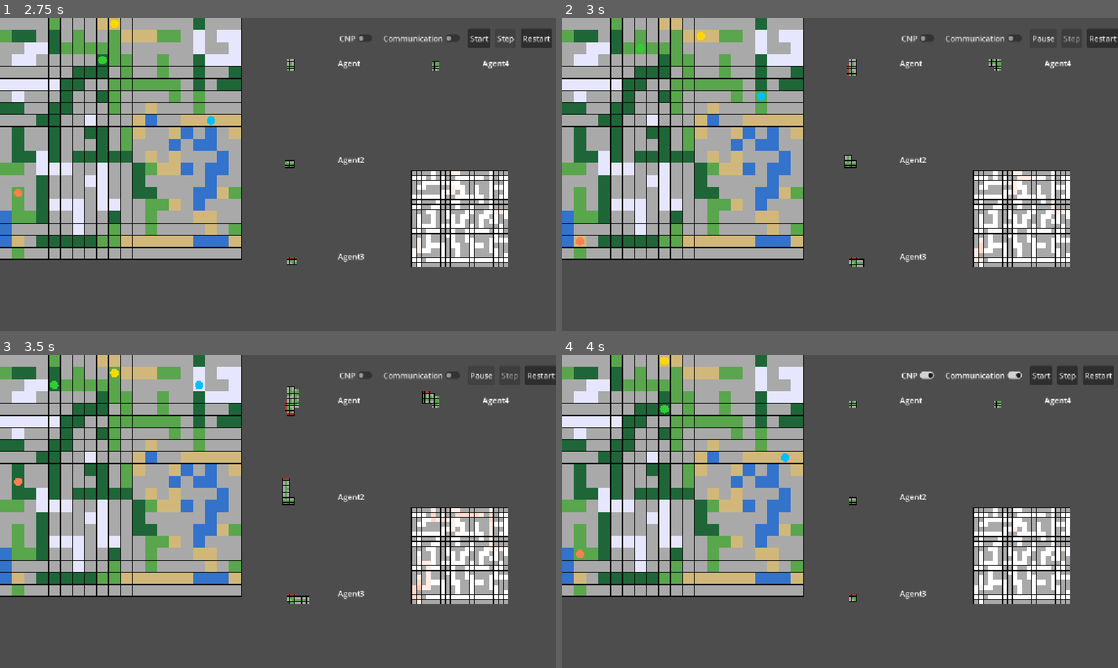
Above: before the commit, frames 1-4 (two rows, left to right).
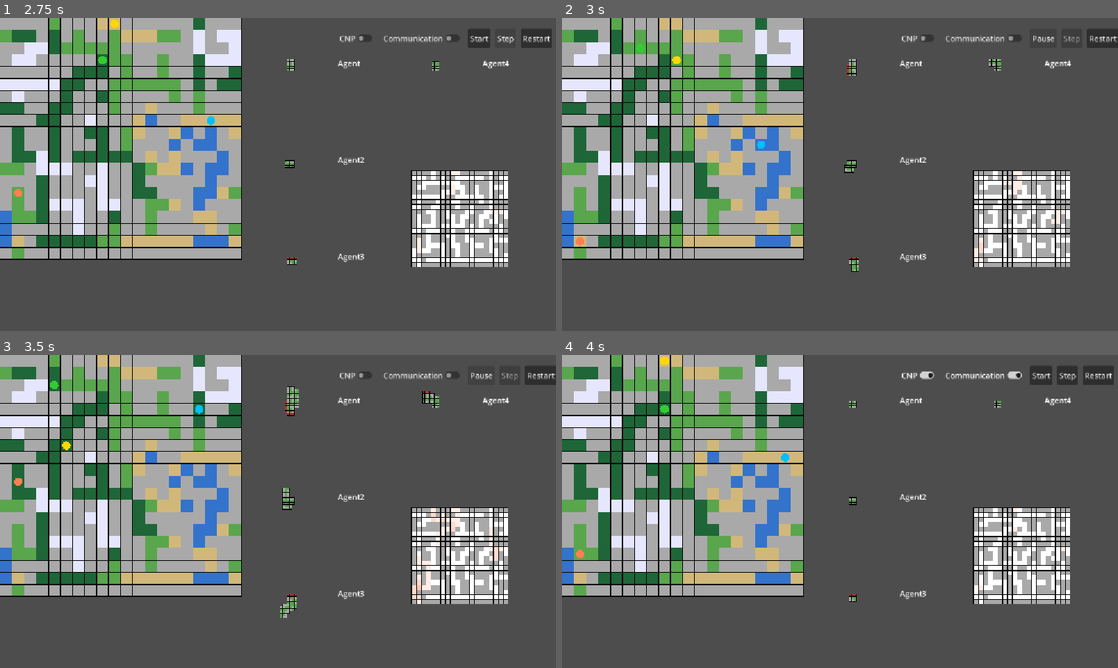
Above: after the commit, the same moments.

Repository: HugoGellida/Projet-SMA-Avanc-
Game: Godot game, scene res://node_2d.tscn
Same seed, same stepped clock (60 frames per second), same inputs: the game is played once before the commit and once after it.
Inputs:
- Up to frame 1 (2.75 s): click "CNP" at 0.5 s; click "Communication" at 1.25 s; click "Step" at 2 s
- Up to frame 2 (3 s): click "Start" at 2.75 s
- Up to frame 3 (3.5 s): no input
- Up to frame 4 (4 s): click "Restart" at 3.5 s

Frame 1 is identical in both runs. In frame 2, 0.3% of the frame differs, in the area x 19-90%, y 4-82%; in frame 3, 0.6%, in the area x 11-90%, y 4-84%; in frame 4, nothing differs.

Commit message:
seprate cnp and map merge as independent functions

Diff:
--- a/scripts/Agent.gd
+++ b/scripts/Agent.gd
@@ -81,7 +81,40 @@
 			return Color.WHITE
 
 
-func choose_move_action() -> Vector2i:
+func choose_move_action(use_cnp: bool = true) -> Vector2i:
+	if use_cnp:
+		return _choose_assigned_task_action()
+	return _choose_nearest_frontier_action()
+
+
+func _choose_nearest_frontier_action() -> Vector2i:
+	_refresh_cells_to_explore()
+	current_target = local_position
+	var queue: Array[Vector2i] = [local_position]
+	var first_moves: Dictionary = {local_position: Vector2i.ZERO}
+	var head: int = 0
+
+	while head < queue.size():
+		var current: Vector2i = queue[head]
+		head += 1
+
+		if _is_frontier_position(current):
+			current_target = current
+			exploration_finished = false
+			return first_moves[current]
+
+		for direction in DIRECTIONS:
+			var next: Vector2i = current + direction
+			if first_moves.has(next) or get_cell_state(next) != CellState.FREE:
+				continue
+			first_moves[next] = direction if current == local_position else first_moves[current]
+			queue.append(next)
+
+	exploration_finished = true
+	return Vector2i.ZERO
+
+
+func _choose_assigned_task_action() -> Vector2i:
 	var was_finished: bool = exploration_finished
 	exploration_finished = false
 	_refresh_cells_to_explore()
@@ -158,13 +191,19 @@
 	_remove_invalid_assigned_tasks()
 
 
-func resume_unfinished_exploration() -> void:
+func reset_task_allocation() -> void:
 	task_assignments.clear()
 	assignment_revisions.clear()
+	meeting_position = local_position
+	current_target = local_position
 	exploration_round_active = false
 	exploration_finished = false
 	waiting_log_emitted = false
 	_refresh_cells_to_explore()
+
+
+func resume_unfinished_exploration() -> void:
+	reset_task_allocation()
 	print(
 		"[RESUME] %s restarting frontier exploration; %d frontiers available."
 		% [name, cells_to_explore.size()]
@@ -312,15 +351,13 @@
 	return {
 		"local_position": local_position,
 		"local_map": local_map.duplicate(),
-		"explored_cells": explored_cells.keys(),
-		"task_assignments": task_assignments.duplicate(true),
-		"assignment_revisions": assignment_revisions.duplicate()
+		"explored_cells": explored_cells.keys()
 	}
 
 
-func recive_map_to_merge(sender: Agent, message: Dictionary) -> void:
+func recive_map_to_merge(sender: Agent, message: Dictionary) -> bool:
 	if not current_communication_array.has(sender) or message.is_empty():
-		return
+		return false
 
 	var sender_position_in_my_map: Vector2i = current_communication_array[sender]
 	var sender_local_position: Vector2i = message["local_position"]
@@ -342,12 +379,37 @@
 			explored_cells[translated_position] = true
 			map_changed = true
 
+	_refresh_cells_to_explore()
+	if map_renderer != null:
+		map_renderer.queue_redraw()
+	return map_changed
+
+
+func prepare_cnp_message() -> Dictionary:
+	return {
+		"local_position": local_position,
+		"task_assignments": task_assignments.duplicate(true),
+		"assignment_revisions": assignment_revisions.duplicate()
+	}
+
+
+func receive_cnp_message(
+	sender: Agent,
+	message: Dictionary,
+	map_changed: bool,
+	force_allocation: bool = false
+) -> void:
+	if not current_communication_array.has(sender) or message.is_empty():
+		return
+
+	var sender_position_in_my_map: Vector2i = current_communication_array[sender]
+	var pivot_offset: Vector2i = sender_position_in_my_map - Vector2i(message["local_position"])
 	var assignment_changes := _merge_assignments_from_message(message, pivot_offset, sender)
 	_refresh_cells_to_explore()
 	_remove_invalid_assigned_tasks()
 
 	var is_new_contact: bool = new_contact_agents.has(sender)
-	if is_new_contact:
+	if is_new_contact or force_allocation:
 		meeting_position = (
 			sender_position_in_my_map
 			if sender.name < name
@@ -357,7 +419,7 @@
 	if assignment_changes["pair_changed"]:
 		exploration_finished = false
 
-	if is_new_contact or map_changed or assignment_changes["other_changed"]:
+	if force_allocation or is_new_contact or map_changed or assignment_changes["other_changed"]:
 		_assign_remaining_tasks(sender, sender_position_in_my_map)
 
 	if map_renderer != null:
--- a/scripts/SimulationManager.gd
+++ b/scripts/SimulationManager.gd
@@ -32,8 +32,13 @@
 
 var allow_cnp: bool = true
 var allow_communication: bool = true
+var cnp_needs_allocation: bool = true
 
 func _ready() -> void:
+	allow_cnp = cnp_button.button_pressed
+	allow_communication = communication_button.button_pressed or allow_cnp
+	communication_button.set_pressed_no_signal(allow_communication)
+
 	run_pause_button.disabled = true
 	step_button.disabled = true
 
@@ -86,7 +91,9 @@
 
 	# échanger la carte avant partir
 	if allow_communication:
-		_exchange_agent_maps()
+		var map_changes: Dictionary = _exchange_agent_maps()
+		if allow_cnp:
+			_run_cnp(map_changes)
 
 	#$StepTimer.start()
 	step_timer.stop()
@@ -174,19 +181,47 @@
 	agent.update_communication_array(communication_array)
 
 
-func _exchange_agent_maps() -> void:
+func _exchange_agent_maps() -> Dictionary:
+	if not allow_communication:
+		return {}
+
 	var map_messages: Dictionary = {}
+	var map_changes: Dictionary = {}
 
 	# collecter toutes les carte local de tous les agents
 	for agent: Agent in agent_with_world_positions:
 		map_messages[agent] = agent.prepare_map_to_send()
+		map_changes[agent] = {}
 
 	# envoyer la carte à agent dans le range de communication
 	for agent: Agent in agent_with_world_positions:
 		var message: Dictionary = map_messages[agent]
 
 		for other_agent: Agent in agent.current_communication_array:
-			other_agent.recive_map_to_merge(agent, message)
+			map_changes[other_agent][agent] = other_agent.recive_map_to_merge(agent, message)
+
+	return map_changes
+
+
+func _run_cnp(map_changes: Dictionary) -> void:
+	if not allow_communication or not allow_cnp:
+		return
+
+	var cnp_messages: Dictionary = {}
+	for agent: Agent in agent_with_world_positions:
+		cnp_messages[agent] = agent.prepare_cnp_message()
+
+	for agent: Agent in agent_with_world_positions:
+		for other_agent: Agent in agent.current_communication_array:
+			var received_changes: Dictionary = map_changes.get(other_agent, {})
+			other_agent.receive_cnp_message(
+				agent,
+				cnp_messages[agent],
+				bool(received_changes.get(agent, false)),
+				cnp_needs_allocation
+			)
+
+	cnp_needs_allocation = false
 
 
 func _on_step_timer_timeout() -> void:
@@ -207,7 +242,7 @@
 		var perception_updated: bool = false
 
 		for _move_index in range(agent.speed):
-			var action: Vector2i = agent.choose_move_action()
+			var action: Vector2i = agent.choose_move_action(allow_communication and allow_cnp)
 			if action == Vector2i.ZERO:
 				break
 
@@ -243,7 +278,9 @@
 
 	# échanger la carte entre les agents
 	if allow_communication:
-		_exchange_agent_maps()
+		var map_changes: Dictionary = _exchange_agent_maps()
+		if allow_cnp:
+			_run_cnp(map_changes)
 
 	all_finished = true
 	for agent: Agent in agent_with_world_positions:
@@ -270,6 +307,7 @@
 			)
 			for agent: Agent in agent_with_world_positions:
 				agent.resume_unfinished_exploration()
+			cnp_needs_allocation = true
 	elif waiting_for_map_coverage:
 		waiting_for_map_coverage = false
 
@@ -319,6 +357,7 @@
 		allow_communication = true
 		communication_button.set_pressed_no_signal(true)
 
+	_reset_cnp_state()
 	_update_control_buttons()
 
 
@@ -328,8 +367,16 @@
 	if not enabled:
 		allow_cnp = false
 		cnp_button.set_pressed_no_signal(false)
+		_reset_cnp_state()
 
 	_update_control_buttons()
+
+
+func _reset_cnp_state() -> void:
+	for agent: Agent in agent_with_world_positions:
+		agent.reset_task_allocation()
+	cnp_needs_allocation = true
+	waiting_for_map_coverage = false
 
 
 func _update_control_buttons() -> void:
